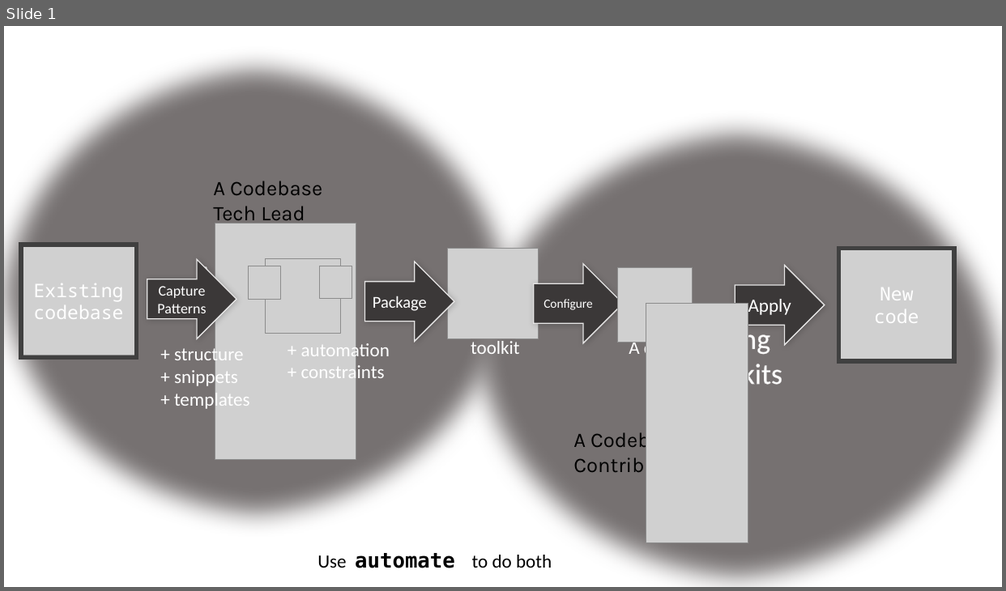
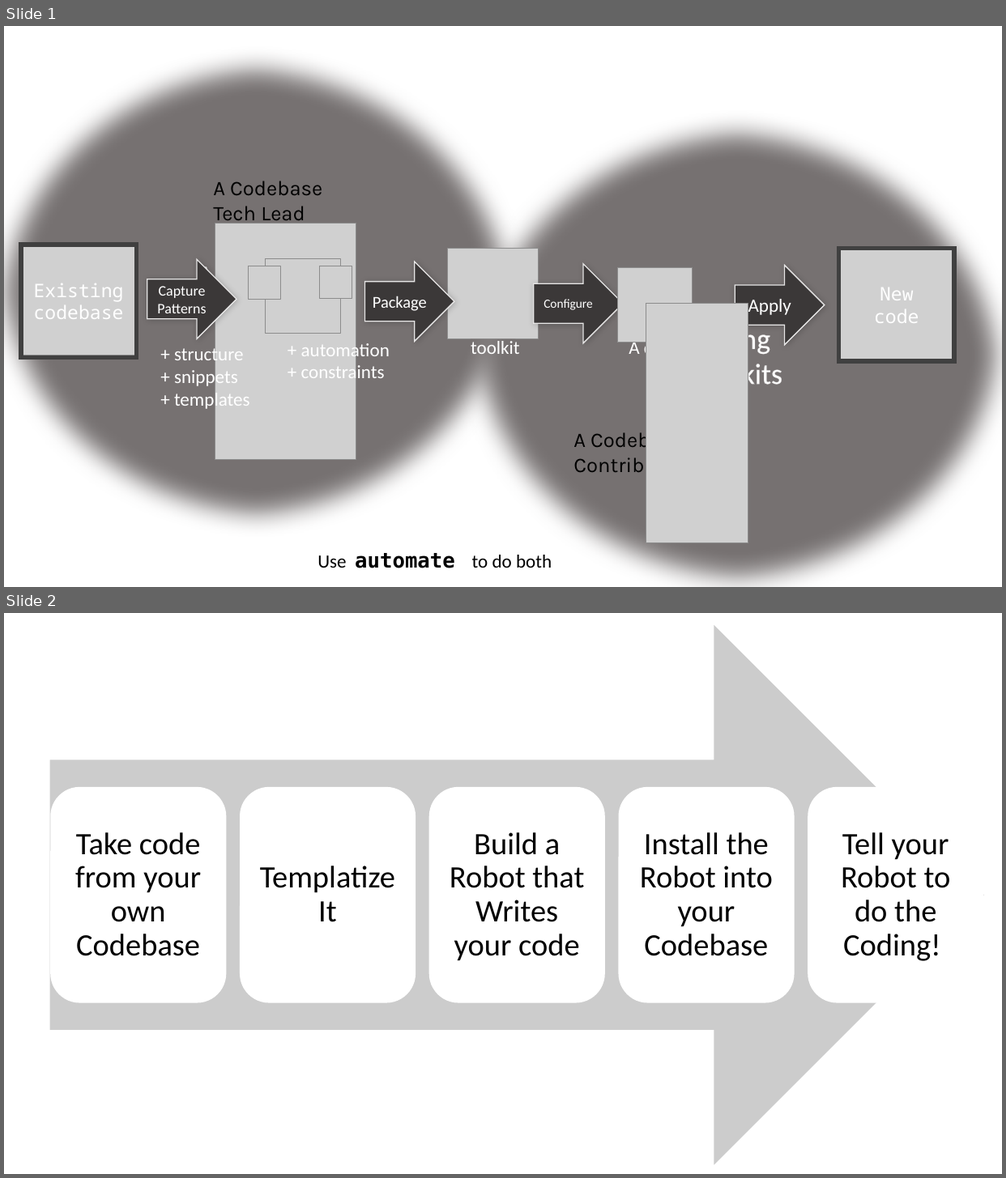
Before and after one commit to jezzsantos/automate, a slide deck: docs/Images.pptx. Shown one above the other, each under a label of ours: slide 1 before the commit, slides 1 and 2 after it. The pictures are 1006x591 and 1006x1178 pixels, drawn with LibreOffice and Linux fonts; fonts in the diff are those of the drawing; grey boxes stand for pictures. Boxes give left, top, right and bottom in pixels: in the first picture for what was removed or moved away, otherwise in the second. Text is boxed around its words. In the diff, an @@ line names an element or a change of style, - is before the commit and + after.

```diff
--- a/docs/Images.pptx
+++ b/docs/Images.pptx
@@ slide 2 added at <box>4,613,1002,1174</box>, background #FFFFFF @@
@@ group added at <box>49,625,984,1165</box>: 5 rounded rectangles, 5 texts, 1 right arrow @@
+Take code from your own Codebase
+Templatize It
+Build a Robot that Writes your code
+Install the Robot into your Codebase
+Tell your Robot to do the Coding!
```
Also in this commit, not shown: 2 other files.
